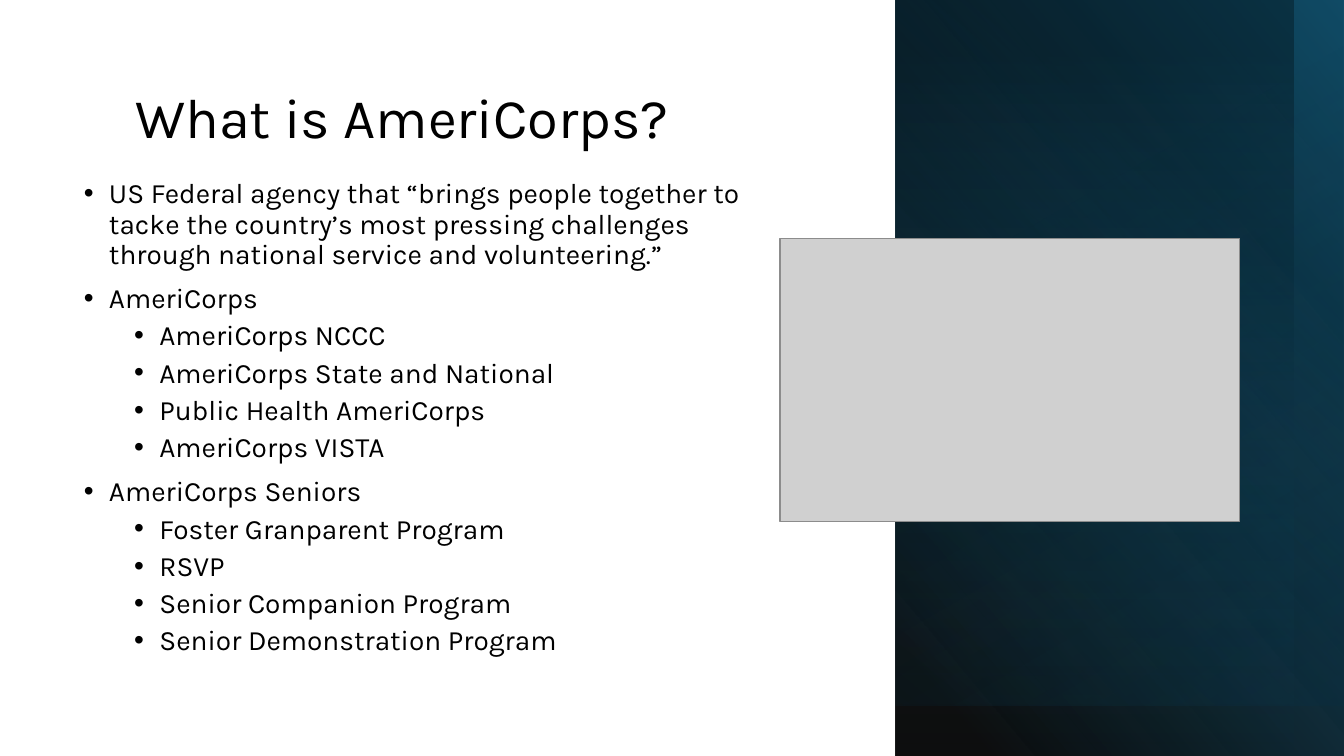
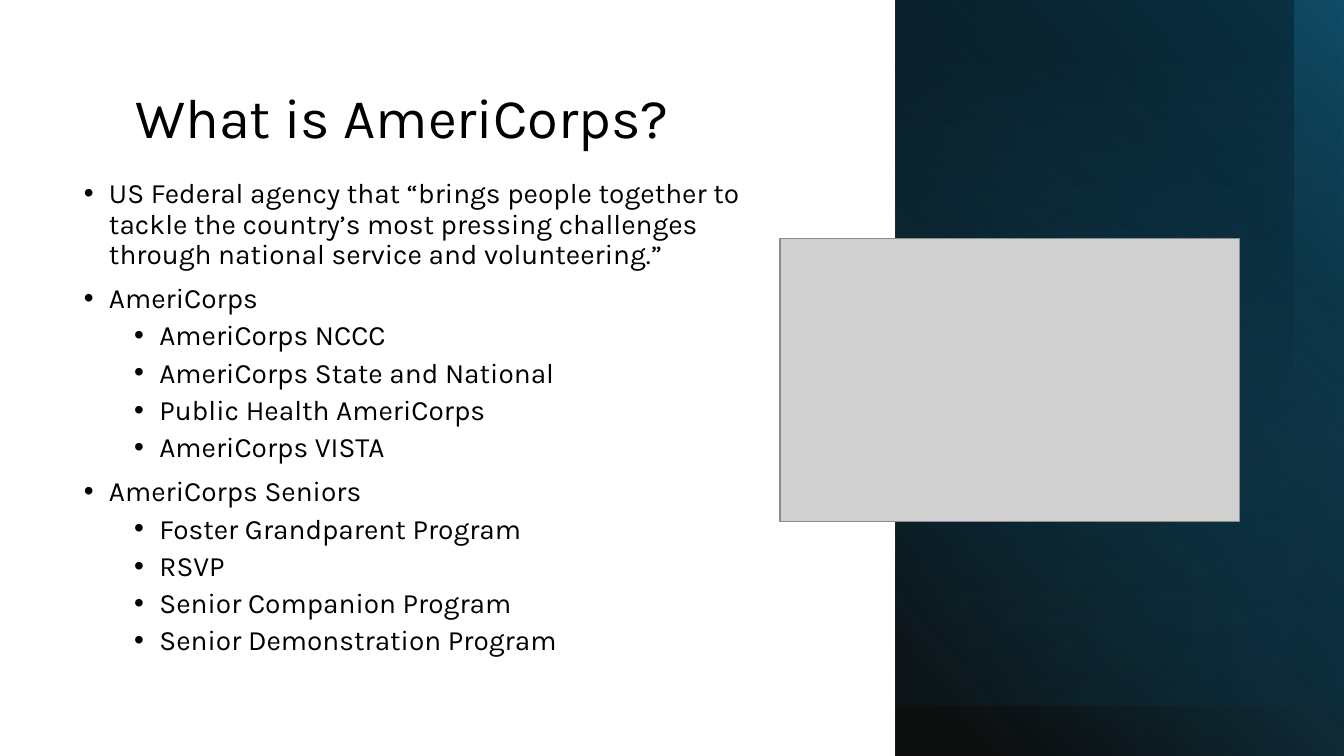
Before and after one commit to Anusha-raju/AmeriCorps-Volunteers, a slide deck: slide 2 of AmeriCorps EDA.pptx. Drawn at 1344x756 pixels with LibreOffice and Linux fonts; fonts in the diff are those of the drawing; grey boxes stand for pictures. Boxes give left, top, right and bottom in pixels: in the first picture for what was removed or moved away, otherwise in the second. Text is boxed around its words. In the diff, an @@ line names an element or a change of style, - is before the commit and + after.

Commit message:
ppt final

```diff
--- a/AmeriCorps EDA.pptx
+++ b/AmeriCorps EDA.pptx
@@ text at [109,183,739,271]: text changed @@
-• US Federal agency that “brings people together to tacke the country’s most pressing challenges through national service and volunteering.”
+• US Federal agency that “brings people together to tackle the country’s most pressing challenges through national service and volunteering.”
@@ text at [159,520,522,546]: text changed @@
-  • Foster Granparent Program
+  • Foster Grandparent Program
```
Also in this commit, not shown: 1 other slide changed.
